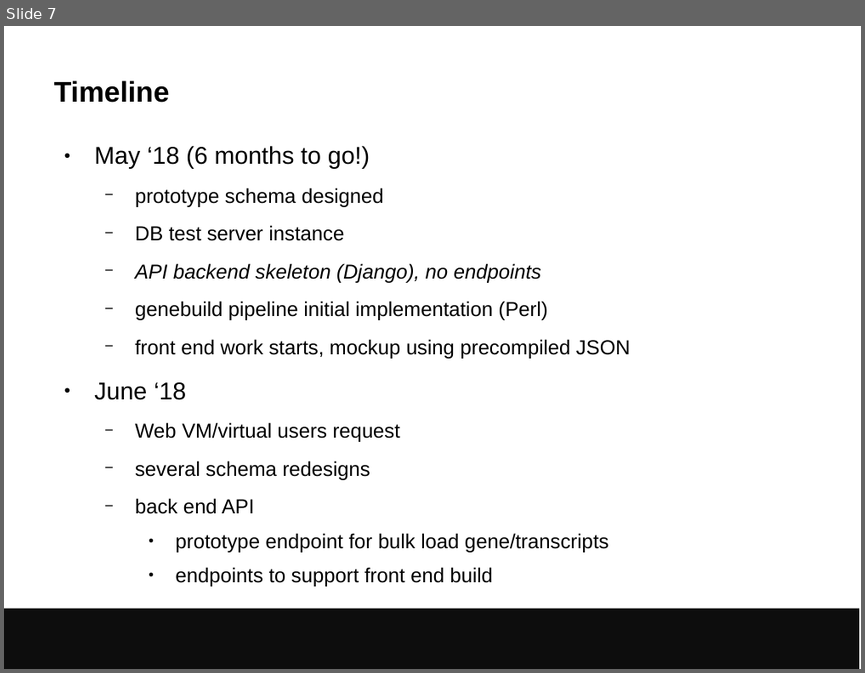
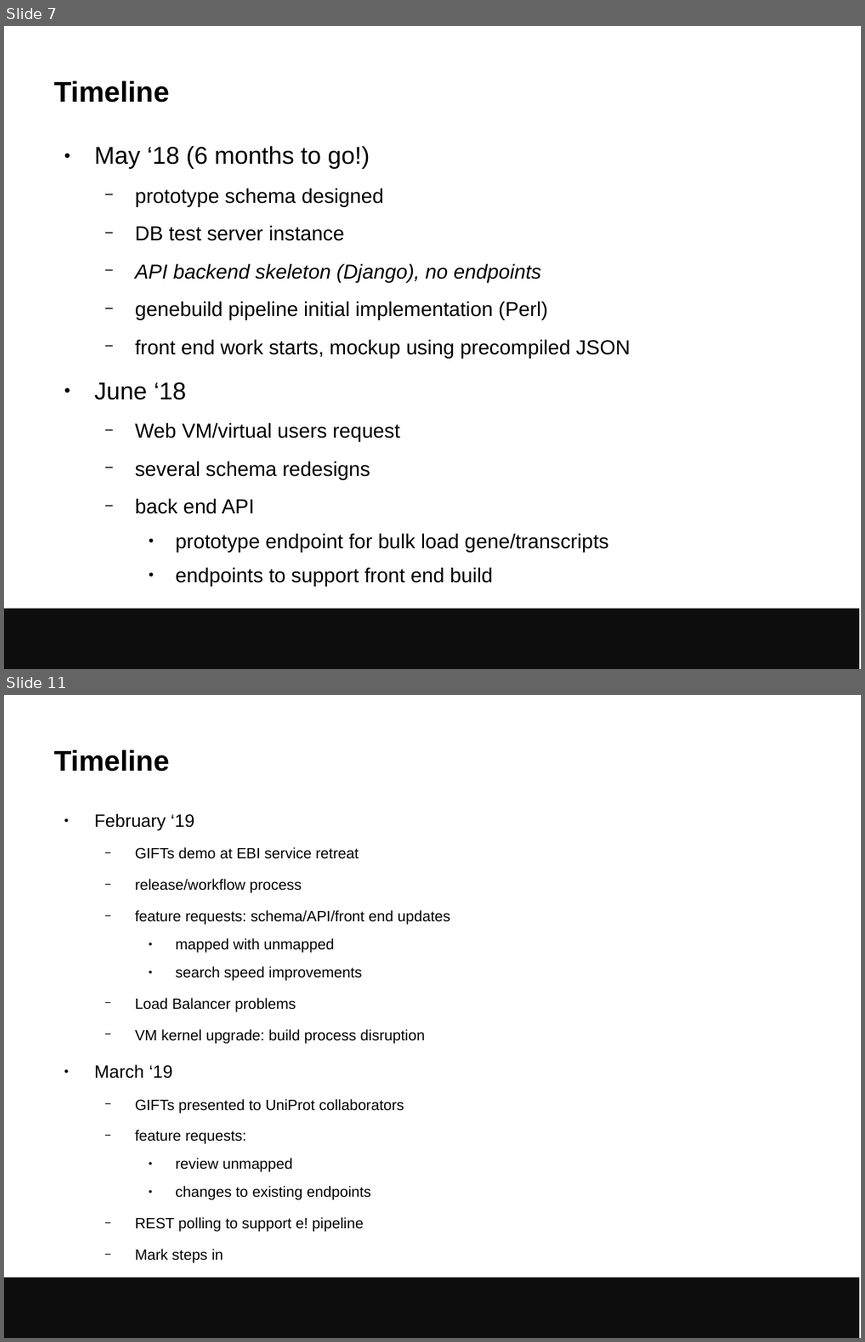
Before and after one commit to avullo/presentations, a slide deck: 2019/application-away-day-04-19/talk.odp. Shown one above the other, each under a label of ours: slide 7 before the commit, slides 7 and 11 after it; the slides between them are not shown. The pictures are 865x673 and 865x1342 pixels, drawn with LibreOffice and Linux fonts; fonts in the diff are those of the drawing; background and template pictures are left out. Boxes give left, top, right and bottom in pixels: in the first picture for what was removed or moved away, otherwise in the second. Text is boxed around its words. In the diff, an @@ line names an element or a change of style, - is before the commit and + after.

```diff
--- a/2019/application-away-day-04-19/talk.odp
+++ b/2019/application-away-day-04-19/talk.odp
@@ slide 11 added at (4,695,861,1338), background #FFFFFF; not listed: 1 template element that a slide beside it also shows @@
@@ title added at (54,749,170,771), 24 pt, text #000000, bold @@
+Timeline
@@ text added at (94,813,450,1263), 12.5 pt, text #000000 @@
+● February ‘19
+  − GIFTs demo at EBI service retreat
+  − release/workflow process
+  − feature requests: schema/API/front end updates
+    ● mapped with unmapped
+    ● search speed improvements
+  − Load Balancer problems
+  − VM kernel upgrade: build process disruption
+● March ‘19
+  − GIFTs presented to UniProt collaborators
+  − feature requests:
+    ● review unmapped
+    ● changes to existing endpoints
+  − REST polling to support e! pipeline
+  − Mark steps in
```
Also in this commit, not shown: 3 slides changed, 1 other slide added.
